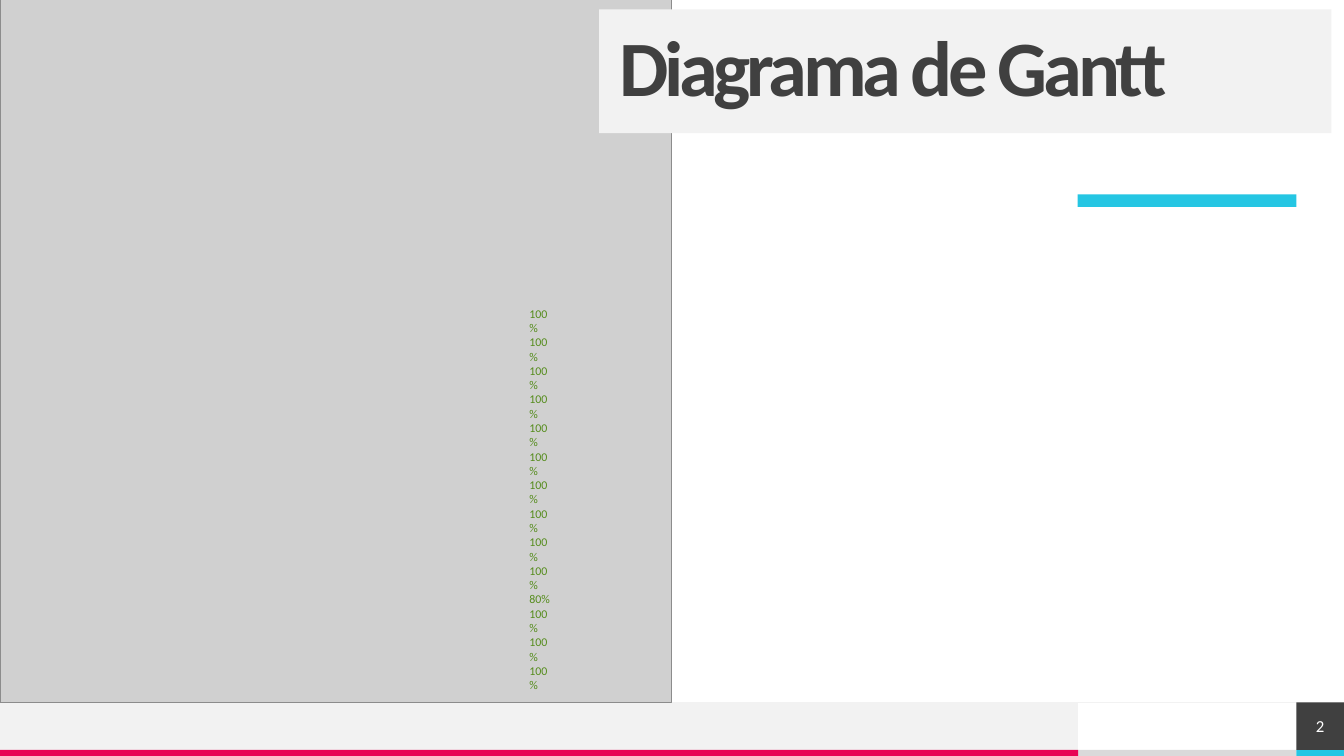
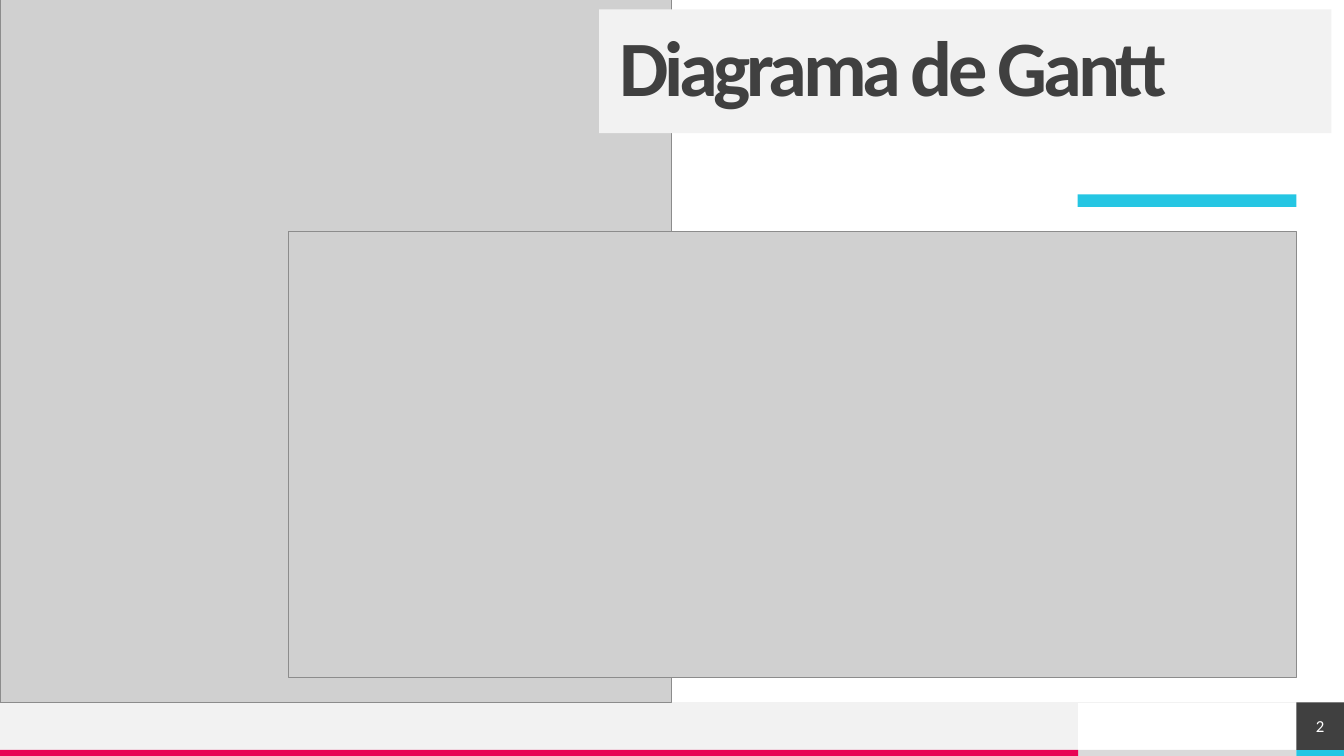
Before and after one commit to ThyTree-OG/LabProg, a slide deck: slide 2 of Ficheiros/Sprint C/StoryTail.pptx. Drawn at 1344x756 pixels with LibreOffice and Linux fonts; fonts in the diff are those of the drawing; grey boxes stand for pictures. Boxes give left, top, right and bottom in pixels: in the first picture for what was removed or moved away, otherwise in the second. Text is boxed around its words. In the diff, an @@ line names an element or a change of style, - is before the commit and + after.

```diff
--- a/Ficheiros/Sprint C/StoryTail.pptx
+++ b/Ficheiros/Sprint C/StoryTail.pptx
@@ picture added at bbox=[288, 232, 1297, 678] @@
@@ text removed at bbox=[529, 310, 550, 675] @@
-100%
-100%
-100%
-100%
-100%
-100%
-100%
-100%
-100%
-100%
-80%
-100%
-100%
-100%
```
Also in this commit, not shown: 1 other slide changed, 1 slide removed, 13 other files.
